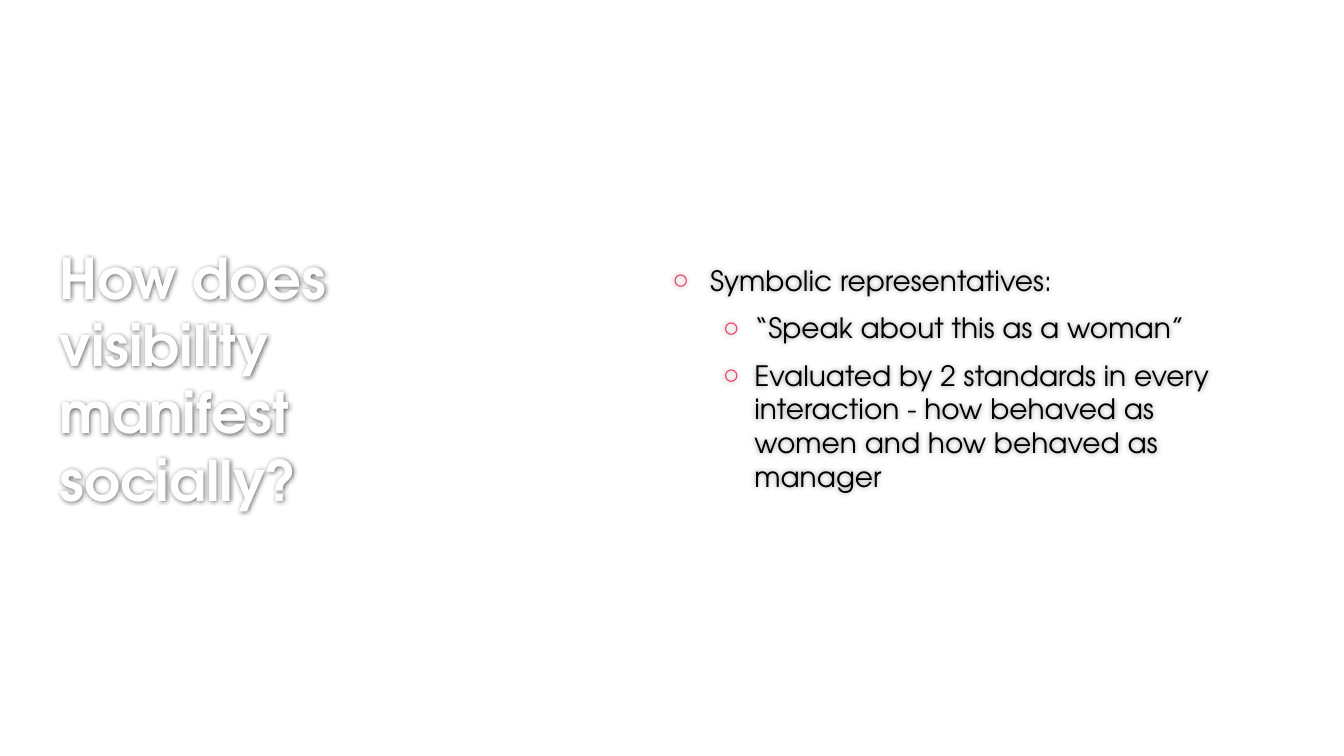
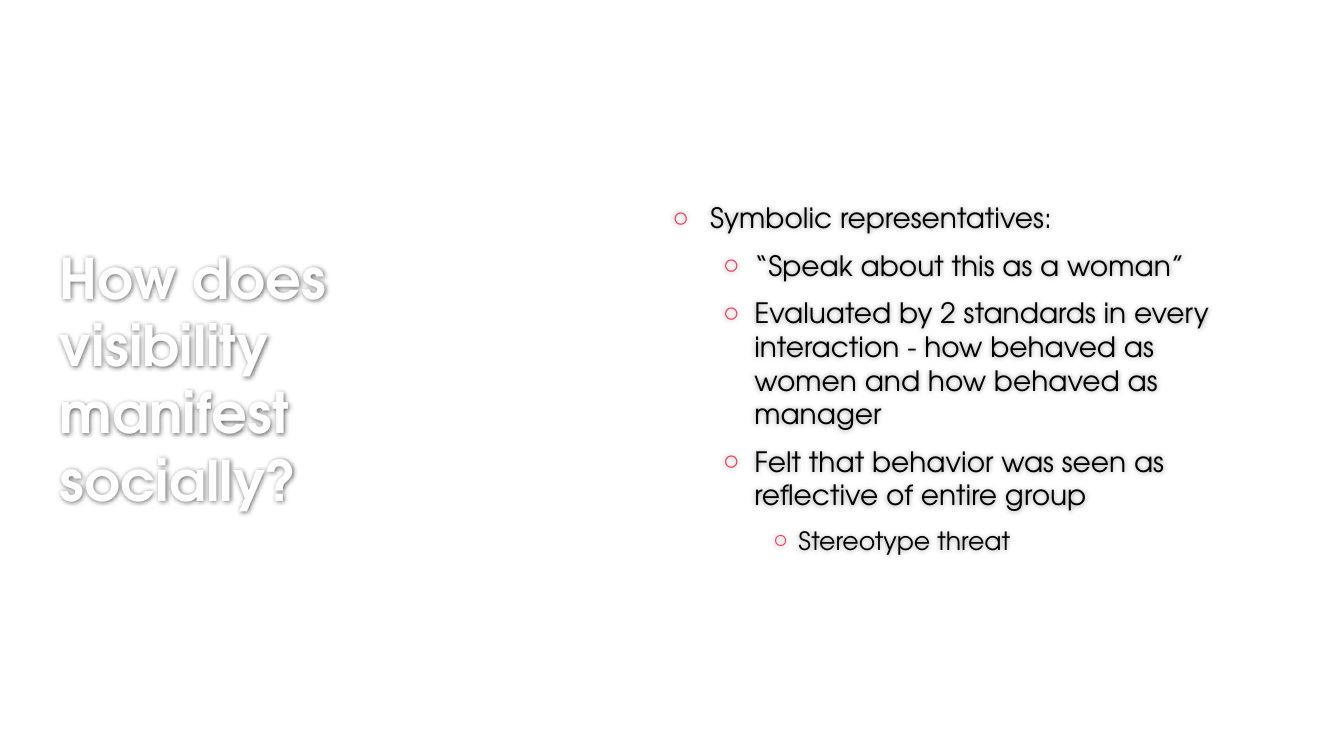
Before and after one commit to ekmaloney/soc490s, a slide deck: slide 8 of slides/march1.pptx. Drawn at 1344x756 pixels with LibreOffice and Linux fonts; fonts in the diff are those of the drawing; background and template pictures are left out. Boxes give left, top, right and bottom in pixels: in the first picture for what was removed or moved away, otherwise in the second. Text is boxed around its words. In the diff, an @@ line names an element or a change of style, - is before the commit and + after.

```diff
--- a/slides/march1.pptx
+++ b/slides/march1.pptx
@@ text at (x1=754, y1=451, x2=1164, y2=555): paragraphs added @@
+  ○ Felt that behavior was seen as reflective of entire group
+    ○ Stereotype threat
```
Also in this commit, not shown: 8 other slides changed, 3 slides added, 1 slide removed, 11 other files.
